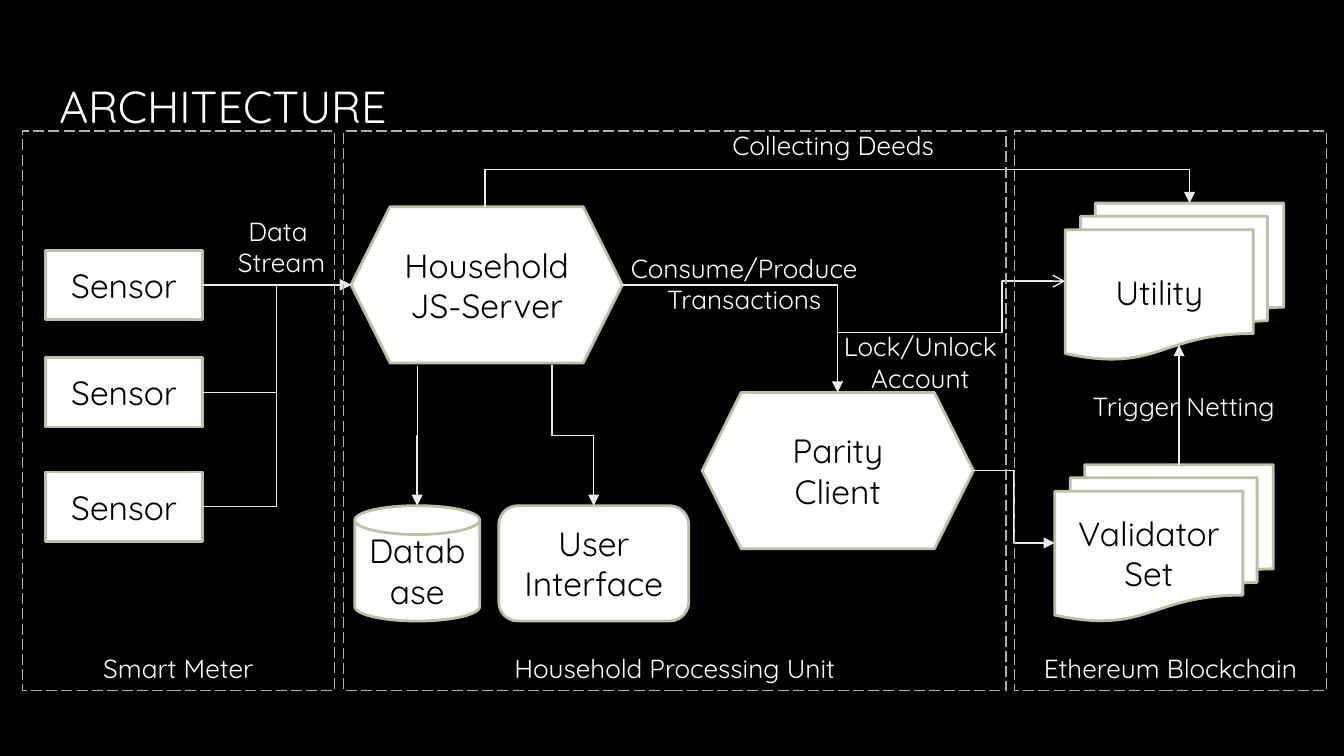
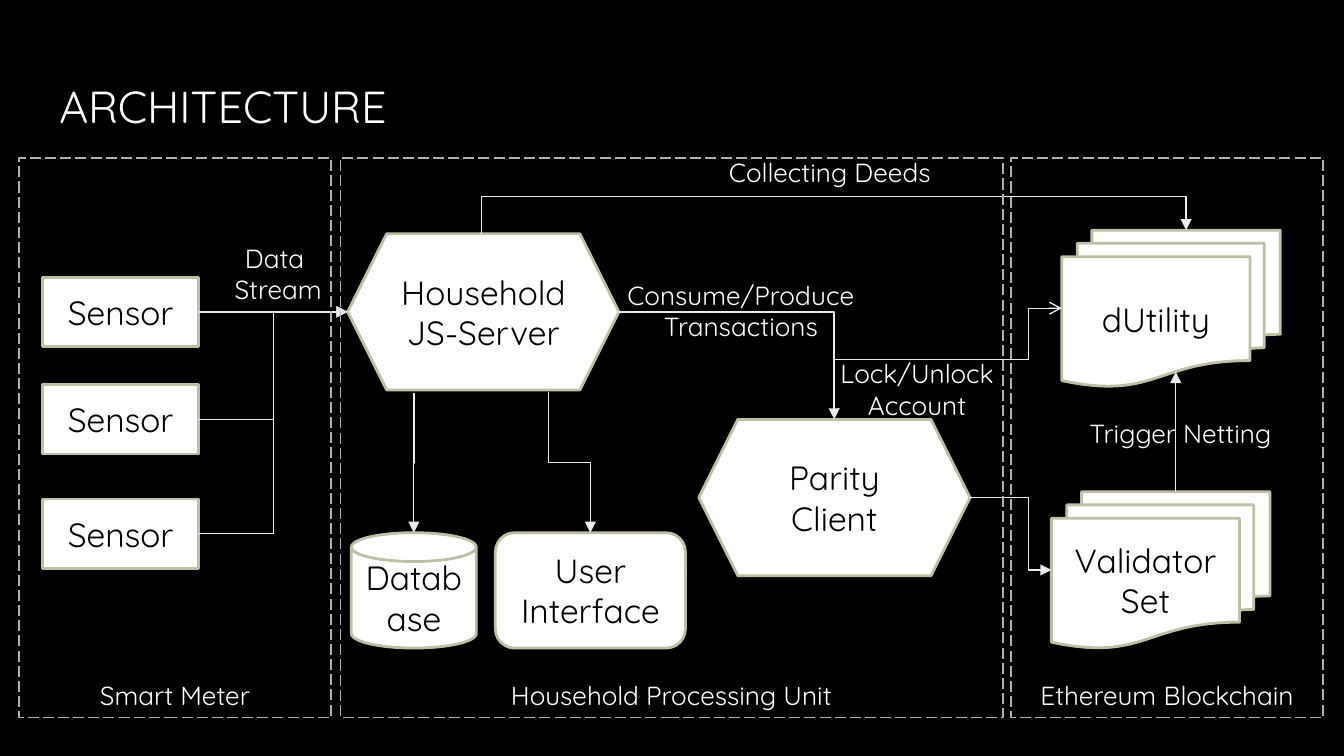
Before and after one commit to JacobEberhardt/decentralized-energy-trading, a slide deck: slide 11 of documentation/Milestone Presentation.pptx (slide 8 before the commit). Drawn at 1344x756 pixels with LibreOffice and Linux fonts; fonts in the diff are those of the drawing; background and template pictures are left out. Boxes give left, top, right and bottom in pixels: in the first picture for what was removed or moved away, otherwise in the second. Text is boxed around its words. In the diff, an @@ line names an element or a change of style, - is before the commit and + after.

```diff
--- a/documentation/Milestone Presentation.pptx
+++ b/documentation/Milestone Presentation.pptx
@@ 3 rectangles: place and size @@
-3 rectangles at [23, 130, 1327, 689]
+3 rectangles at [19, 159, 1322, 718]
@@ 8 texts, 6 elbow arrows, 3 rectangles, 2 hexagons, 2 flow chart multidocuments, 2 arrows, 1 rounded rectangle, 1 cylinder: place and size @@
-8 texts, 6 elbow arrows, 3 rectangles, 2 hexagons, 2 flow chart multidocuments, 2 arrows, 1 rounded rectangle, 1 cylinder at [46, 130, 1297, 684]
+8 texts, 6 elbow arrows, 3 rectangles, 2 hexagons, 2 flow chart multidocuments, 2 arrows, 1 rounded rectangle, 1 cylinder at [43, 157, 1294, 711]
@@ elbow arrow moved from (622, 285) - (837, 392) to (620, 312) - (835, 419) @@
@@ elbow arrow moved from (837, 333) - (1066, 281) to (835, 360) - (1062, 308) @@
@@ text in flow chart multidocument at [1102, 307, 1210, 339]: text changed @@
-Utility
+dUtility
```
Also in this commit, not shown: 8 other slides changed, 10 slides added, 2 slides removed.
